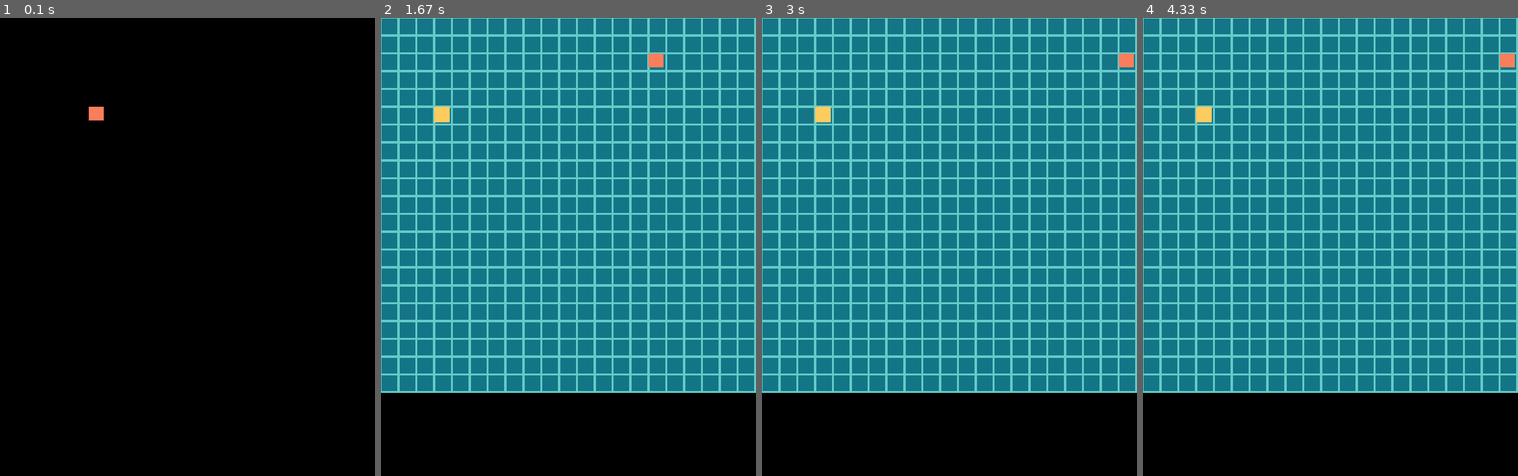
Above: before the commit, frames 1-4 (left to right).
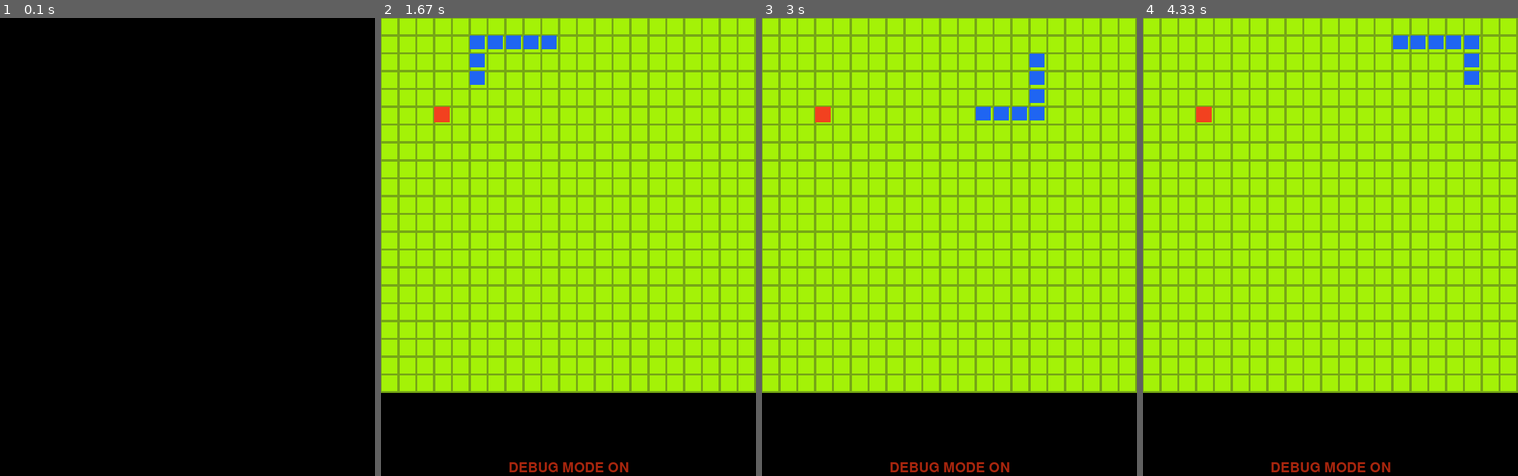
Above: after the commit, the same moments.

Repository: Tello-/Snake-in-Pygame
Game: pygame game, started from Snake.py
Same seed, same stepped clock (60 frames per second), same inputs: the game is played once before the commit and once after it.
Inputs:
- Up to frame 1 (0.1 s): no input
- Up to frame 2 (1.67 s): hold Right 0.33-0.8 s; hold Up 0.83-1.18 s; hold Right from 1.22 s (still down)
- Up to frame 3 (3 s): release Right at 1.68 s; hold Left 1.72-2.25 s; hold Down 2.28-2.58 s; hold Left from 2.62 s (still down)
- Up to frame 4 (4.33 s): release Left at 3.02 s; hold Up 3.05-3.42 s; hold Right 3.45-4.08 s; hold Down from 4.12 s (still down)

The runs differ from the first frame. In frame 1, 0.1% of the frame differs, in the area x 23-28%, y 19-23%; in frame 2, 82%, in the area x 0-100%, y 0-100%; in frame 3, 82%; in frame 4, 82%.

Commit message:
First commit to remote

Diff:
--- a/Engine.py
+++ b/Engine.py
@@ -33,6 +33,7 @@
         self._pointTimerExpired = False
         self._uptime = int(0)
         self._gameover = False
+        self._waitingOnSplash = True
 
 
         time.set_timer(self._TIMED_POINT_INCREASE_EVENT, 3000) # Create custom event to be called every 3 seconds
@@ -51,12 +52,18 @@
 
     def Reset(self):
         pass
+
+
+
     def Run(self):
         self._clock.tick()
+
+        while self._waitingOnSplash:
+            self._splashScreen()
+
+        #The following 2 declarations initialize the surface named GRID_LAYER
         self._drawFilledBG(config.ZORA_SKIN, self._GRID_LAYER)
         self._drawGridOverlay(config.DARK_BLUE, self._GRID_LAYER)
-        self._drawSnake()
-        pygame.display.flip()
 
 
         while not self._gameover:
@@ -77,7 +84,6 @@
         while self._gameover and self._isRunning:
             #This is where I could restart the game or reset the gamestate to start over
             self._processevents()
-
 
     def _processevents(self):
         for event in pygame.event.get():
@@ -86,81 +92,74 @@
                 break
             if event.type == self._TIMED_POINT_INCREASE_EVENT.type:
                 self._pointTimerExpired = True
-
-
-
-            if event.type == pygame.KEYDOWN:
-                pressed = pygame.key.get_pressed()
-
-                if pressed[pygame.K_ESCAPE]:
-                    running = False
-
-                keys = pygame.key.get_pressed()
-                if keys[pygame.K_UP]:
-                    self._UpPressed()
-                elif keys[pygame.K_DOWN]:
-                    self._DownPressed()
-                elif keys[pygame.K_LEFT]:
-                    self._LeftPressed()
-                elif keys[pygame.K_RIGHT]:
-                    self._RightPressed()
-                elif keys[pygame.K_SPACE]:
+            if self._waitingOnSplash:
+                if event.type == pygame.KEYUP:
+                    self._waitingOnSplash = False
+
+        if not self._waitingOnSplash:
+            # The following keypress code allows for more responsive keys than with the event system
+            keys = pygame.key.get_pressed()
+
+            # The extra conditional logic is to combat a glitch that allows you to do a 180 via multi key processing between frames
+            if keys[pygame.K_LEFT] and not keys[pygame.K_RIGHT] and not keys[pygame.K_UP] and not keys[pygame.K_DOWN]:
+                self._LeftPressed()
+            if keys[pygame.K_RIGHT] and not keys[pygame.K_LEFT] and not keys[pygame.K_UP] and not keys[pygame.K_DOWN]:
+                self._RightPressed()
+            if keys[pygame.K_UP] and not keys[pygame.K_RIGHT] and not keys[pygame.K_LEFT] and not keys[pygame.K_DOWN]:
+                self._UpPressed()
+            if keys[pygame.K_DOWN] and not keys[pygame.K_RIGHT] and not keys[pygame.K_UP] and not keys[pygame.K_LEFT]:
+                self._DownPressed()
+
+    def _updateState(self):
+        if not self._waitingOnSplash:
+            if self._isRunning:
+
+                if self.apple == None:
+                    self.apple = self._spawnApple()
+
+                if self._checkAppleCollision():
+                    self._collectApple()
+
+                selfHit = self._checkForSelfBodyHit()
+
+                if (self.snake[0][0] <= 0 and self._currentDir == Direction.LEFT) or \
+                (self.snake[0][0] >= config.CELLS_ACROSS - 1 and self._currentDir == Direction.RIGHT) or \
+                (self.snake[0][1] <= 0 and self._currentDir == Direction.UP) or \
+                (self.snake[0][1] >= config.CELLS_DOWN -1 and self._currentDir == Direction.DOWN) or \
+                (selfHit == True):
+
+                    self._hitDetected = True
+                else:
+                    if self._currentDir == Direction.UP:
+                        self._MoveSnakeUp()
+                    elif self._currentDir == Direction.DOWN:
+                        self._MoveSnakeDown()
+                    elif self._currentDir == Direction.LEFT:
+                        self._MoveSnakeLeft()
+                    elif self._currentDir == Direction.RIGHT:
+                        self._MoveSnakeRight()
+                    elif self._currentDir == Direction.NONE:
+                        pass
+
+                if self._hitDetected:
+                    time.set_timer(self._TIMED_POINT_INCREASE_EVENT, 0)
+                    self._gameover = True
+
+                if self._pointTimerExpired and not self._hitDetected:
                     if config.DEBUG_MODE_ON:
-                        self._currentDir = Direction.NONE
-
-    def _updateState(self):
-
-        if self._isRunning:
-
-            if self.apple == None:
-                self.apple = self._spawnApple()
-
-            if self._checkAppleCollision():
-                self._collectApple()
-
-            selfHit = self._checkForSelfBodyHit()
-
-            if (self.snake[0][0] <= 0 and self._currentDir == Direction.LEFT) or \
-            (self.snake[0][0] >= config.CELLS_ACROSS - 1 and self._currentDir == Direction.RIGHT) or \
-            (self.snake[0][1] <= 0 and self._currentDir == Direction.UP) or \
-            (self.snake[0][1] >= config.CELLS_DOWN -1 and self._currentDir == Direction.DOWN) or \
-            (selfHit == True):
-
-                self._hitDetected = True
-            else:
-                if self._currentDir == Direction.UP:
-                    self._MoveSnakeUp()
-                elif self._currentDir == Direction.DOWN:
-                    self._MoveSnakeDown()
-                elif self._currentDir == Direction.LEFT:
-                    self._MoveSnakeLeft()
-                elif self._currentDir == Direction.RIGHT:
-                    self._MoveSnakeRight()
-                elif self._currentDir == Direction.NONE:
-                    pass
-
-            if self._hitDetected:
-                time.set_timer(self._TIMED_POINT_INCREASE_EVENT, 0)
-                self._gameover = True
-
-            if self._pointTimerExpired and not self._hitDetected:
-                if config.DEBUG_MODE_ON:
-                    config.EVENT_CALL_COUNTER += 1
-                self._points += 1
-                self._pointTimerExpired = False
-
-
-
-
-
-
+                        config.EVENT_CALL_COUNTER += 1
+                    self._points += 1
+                    self._pointTimerExpired = False
     def _render(self):
-        self._window.blit(self._GRID_LAYER, (0,0))
-        self._drawSnake()
-        if self.apple != None:
-            if len(self.apple) > 0:
-                self._drawApple()
-        pygame.display.flip()
+        if self._waitingOnSplash:
+            pass
+        else:
+            self._window.blit(self._GRID_LAYER, (0,0))
+            self._drawSnake()
+            if self.apple != None:
+                if len(self.apple) > 0:
+                    self._drawApple()
+            pygame.display.flip()
 
     def _DB_CONSOLE_UPDATE(self):
         config.DB_CLEAR()
@@ -307,3 +306,8 @@
             self._pendingGrowth = False
         else:
             self._pendingGrowth = True
+
+    def _splashScreen(self):
+       self._processevents()
+       self._updateState()
+       self._render()
--- a/config.py
+++ b/config.py
@@ -51,7 +51,7 @@
     return [x,y]
 
 # !!!!!!!!!!!!!!!!!!!!!!!!!!
-DEBUG_MODE_ON = False            # SET TRUE TO ENABLE DEBUG MODE #
+DEBUG_MODE_ON = True            # SET TRUE TO ENABLE DEBUG MODE #
 # !!!!!!!!!!!!!!!!!!!!!!!!!!
 
 
